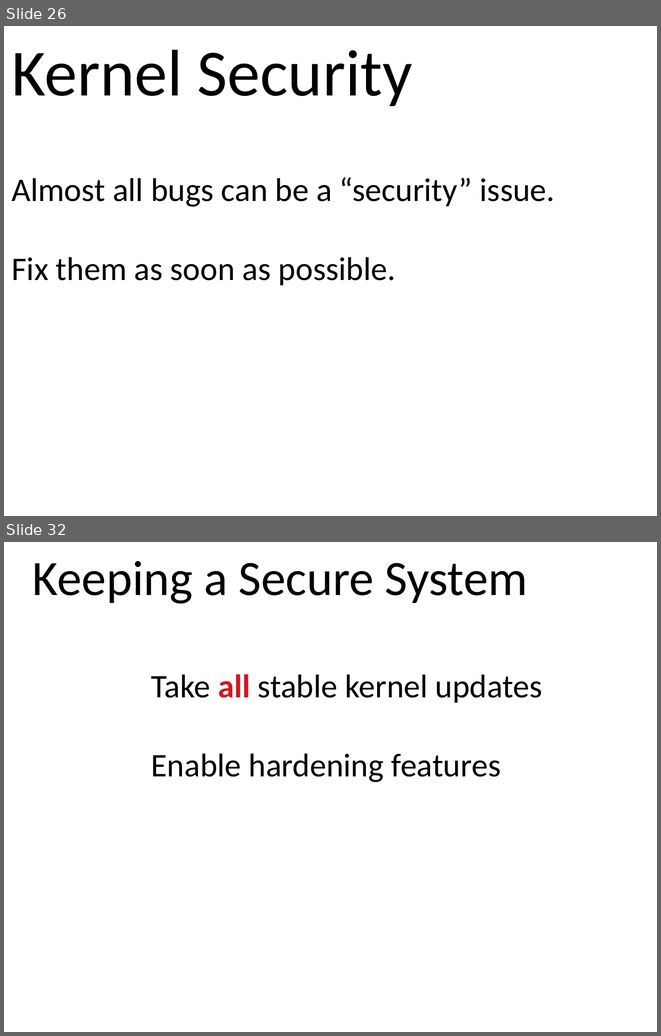
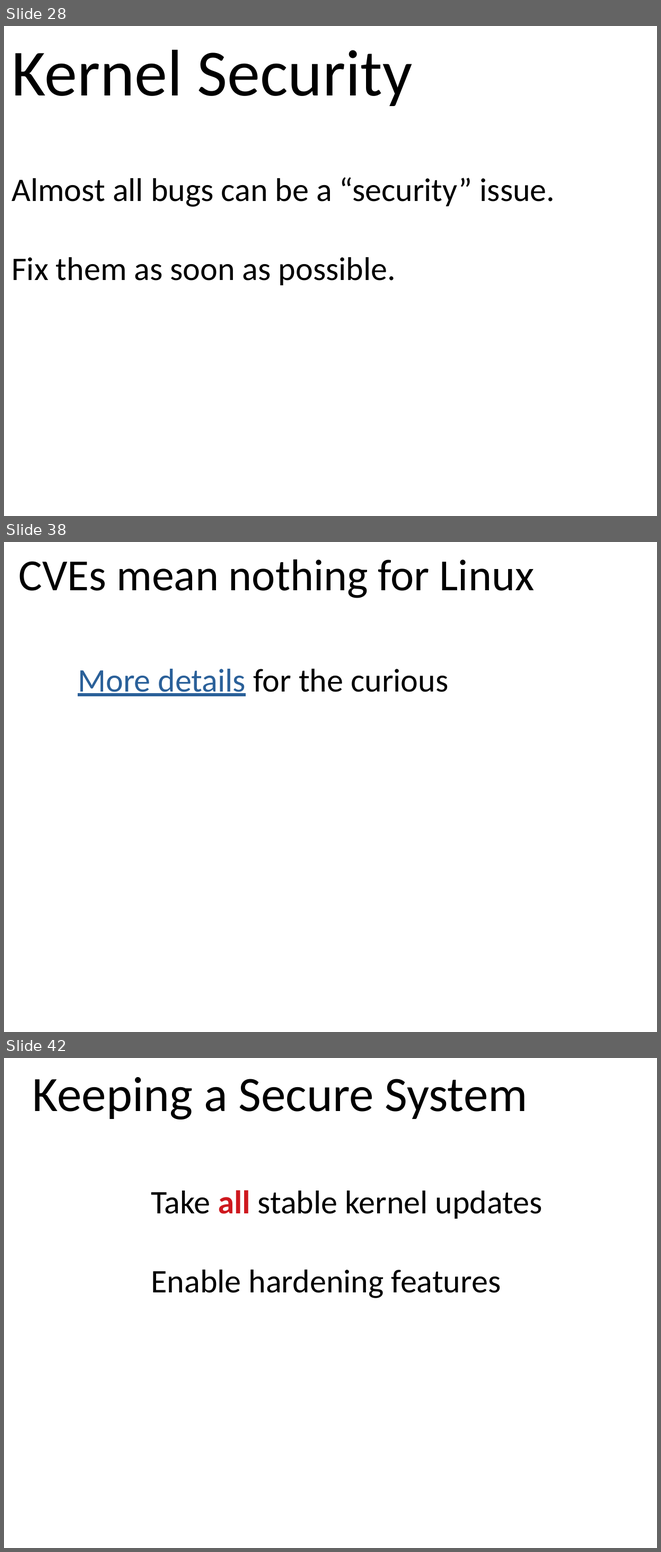
Before and after one commit to gregkh/presentation-release-model, a slide deck: release-model.odp. Shown one above the other, each under a label of ours: slides 26 and 32 before the commit, slides 28, 38 and 42 after it; the slides between them are not shown. The pictures are 661x1036 and 661x1552 pixels, drawn with LibreOffice and Linux fonts; fonts in the diff are those of the drawing. Boxes give left, top, right and bottom in pixels: in the first picture for what was removed or moved away, otherwise in the second. Text is boxed around its words. In the diff, an @@ line names an element or a change of style, - is before the commit and + after.

```diff
--- a/release-model.odp
+++ b/release-model.odp
@@ slide 38 added at (4, 542, 657, 1032), background #FFFFFF @@
@@ text added at (19, 559, 535, 696), 40 pt, text #000000 @@
+CVEs mean nothing for Linux
+More details for the curious
@@ what was slide 26 is now slide 28 @@
@@ what was slide 32 is now slide 42 @@
```
Also in this commit, not shown: 11 slides changed, 10 other slides added, 1 slide removed, 1 other file.
